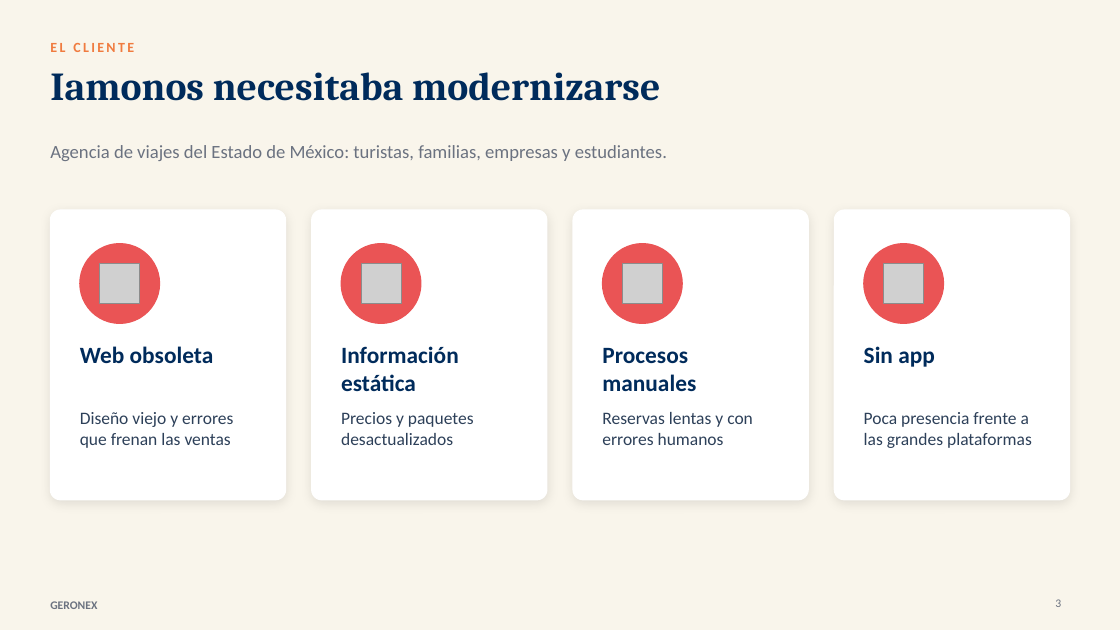
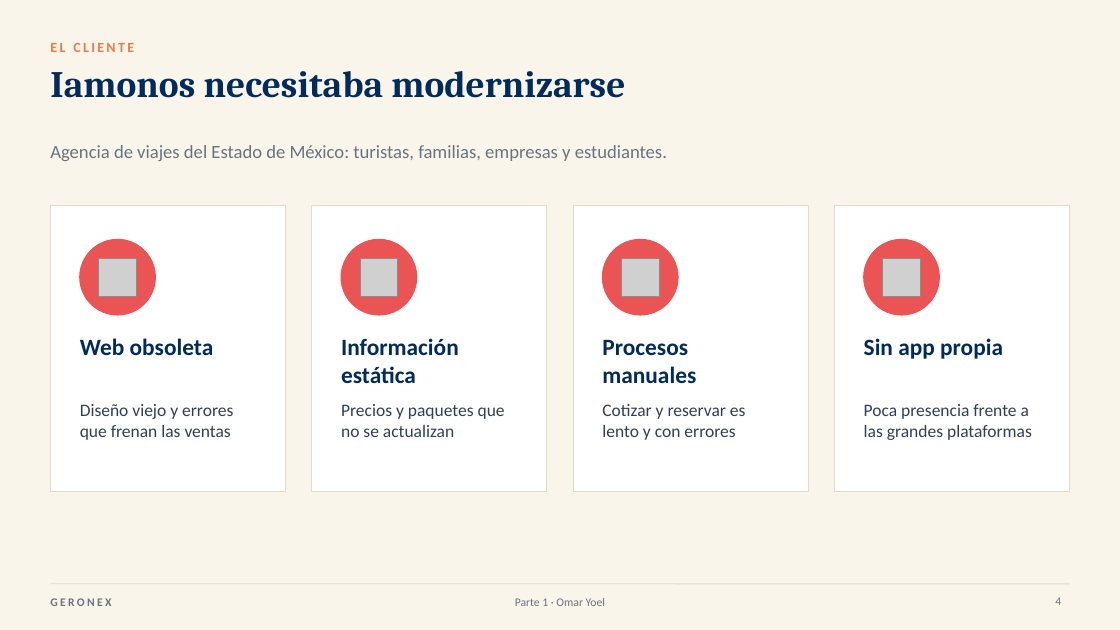
Before and after one commit to DavidVerguita/GERONEX_Equipo5, a slide deck: slide 4 of docs/Presentacion_GERONEX_Final.pptx (slide 3 before the commit). Drawn at 1120x630 pixels with LibreOffice and Linux fonts; fonts in the diff are those of the drawing; grey boxes stand for pictures. Boxes give left, top, right and bottom in pixels: in the first picture for what was removed or moved away, otherwise in the second. Text is boxed around its words. In the diff, an @@ line names an element or a change of style, - is before the commit and + after.

```diff
--- a/docs/Presentacion_GERONEX_Final.pptx
+++ b/docs/Presentacion_GERONEX_Final.pptx
@@ title "Iamonos necesitaba modernizarse" at [50, 71, 625, 98]: size 34 to 32 pt @@
@@ rectangle added at [50, 206, 286, 492], fill #FFFFFF, outline #E3DCCB 0.75 pt @@
@@ rectangle added at [312, 206, 547, 492], fill #FFFFFF, outline #E3DCCB 0.75 pt @@
@@ rectangle added at [573, 206, 808, 492], fill #FFFFFF, outline #E3DCCB 0.75 pt @@
@@ rectangle added at [834, 206, 1070, 492], fill #FFFFFF, outline #E3DCCB 0.75 pt @@
@@ rounded rectangle removed at [50, 210, 286, 500] @@
@@ ellipse: place and size @@
-ellipse at [80, 244, 160, 323]
+ellipse at [80, 239, 155, 315]
@@ rounded rectangle removed at [312, 210, 547, 500] @@
@@ ellipse: place and size @@
-ellipse at [341, 244, 421, 323]
+ellipse at [341, 239, 417, 315]
@@ rounded rectangle removed at [573, 210, 808, 500] @@
@@ ellipse: place and size @@
-ellipse at [602, 244, 682, 323]
+ellipse at [602, 239, 678, 315]
@@ rounded rectangle removed at [834, 210, 1070, 500] @@
@@ ellipse: place and size @@
-ellipse at [864, 244, 944, 323]
+ellipse at [864, 239, 939, 315]
@@ 4 pictures: place and size @@
-4 pictures at [100, 264, 923, 303]
+4 pictures at [99, 259, 921, 297]
@@ text at [864, 338, 1003, 359]: text changed @@
-Sin app
+Sin app propia
@@ text at [341, 404, 505, 437]: text changed @@
-Precios y paquetes desactualizados
+Precios y paquetes que no se actualizan
@@ text at [602, 404, 746, 440]: text changed @@
-Reservas lentas y con errores humanos
+Cotizar y reservar es lento y con errores
@@ 5 texts: place and size @@
-5 texts at [80, 346, 1032, 448]
+5 texts at [80, 338, 1032, 440]
@@ text "GERONEX" at [50, 598, 111, 606]: letter spacing 0 to 2 pt @@
@@ line added from (50, 584) to (1070, 584), #E3DCCB 0.75 pt @@
@@ text added at [515, 598, 605, 606], 10 pt, text #6B7280 @@
+Parte 1 · Omar Yoel
@@ page number removed at [1055, 599, 1061, 607] @@
-3
@@ page number added at [1055, 597, 1061, 605], 10 pt, text #6B7280 @@
+4
```
Also in this commit, not shown: 16 other slides changed, 9 slides added, 1 slide removed, 39 other files.
